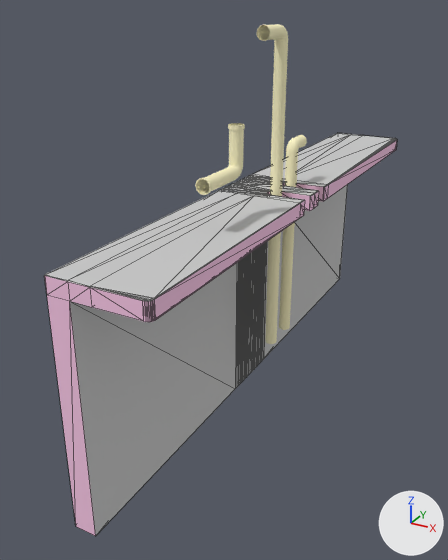
The FBX model Project/Assets/Project/Public/Wall/3D/Wall.FBX as it was, and as the next commit left it.
Both versions are drawn from a 50 mm lens placed at (5.54, -12.73, 8.99), pointed at (-1.09, -0.67, 2.96). The axes (+X, +Y, +Z) are drawn at lower right. The lights are the same throughout. Mesh edges are drawn as thin lines on the coarser meshes. Where no turn or scale is listed for an object, it has been applied to the vertices.

Objects in the first picture: 'Tube_L1', 'Tube_L2', 'Tube_R', 'Wall'.
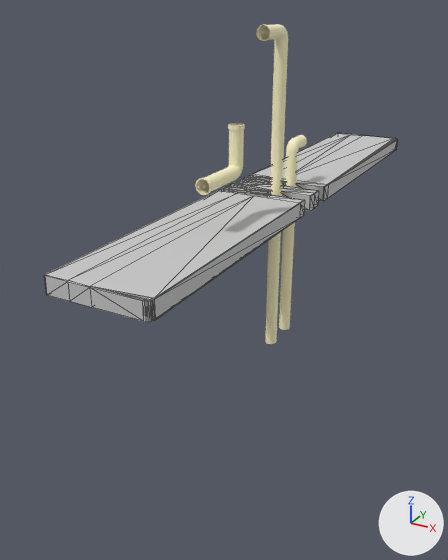
The newer file is also rescaled (x0.394) as a whole; pictures and numbers use the older file's frame.

Diff of the bpy script that builds the scene:
```diff
--- a/Project/Assets/Project/Public/Wall/3D/Wall.FBX.py
+++ b/Project/Assets/Project/Public/Wall/3D/Wall.FBX.py
@@ me_mesh @@
 # used by ob_wall; location = (-0.72, 0.53, 0.02)
-me_mesh.from_pydata(...)  # 275 vertices, 546 faces; spans x -0.47..1.52, y -6.81..6.81, z 0.0..5.17
+me_mesh.from_pydata(...)  # 225 vertices, 446 faces; spans x -0.47..1.52, y -6.81..6.81, z 4.82..5.17
+# me_mesh part 1
+# 50 vertices are removed from x -0.47..0.0, y -6.81..6.81, z 0.0
+# 148 faces are deleted
+# 48 new faces join them
+# me_mesh part 2: 94 faces spanning x -0.47..1.52, y -6.81..6.81, z 4.82..5.17 switch from mat_material__83_001 (pink #fccae9) to mat_material__83 (light grey #cacaca)
```

Location of each change, [x1, y1, x2, y2] in pixels of the pictures (448 x 560 px):
'Wall', reshaped (53% shorter): before [44, 133, 397, 536]; after [44, 133, 397, 322]
part 1 of me_mesh, cut back: before [47, 184, 348, 536]
part 2 of me_mesh, recoloured (pink to grey): [44, 140, 397, 322] in both
